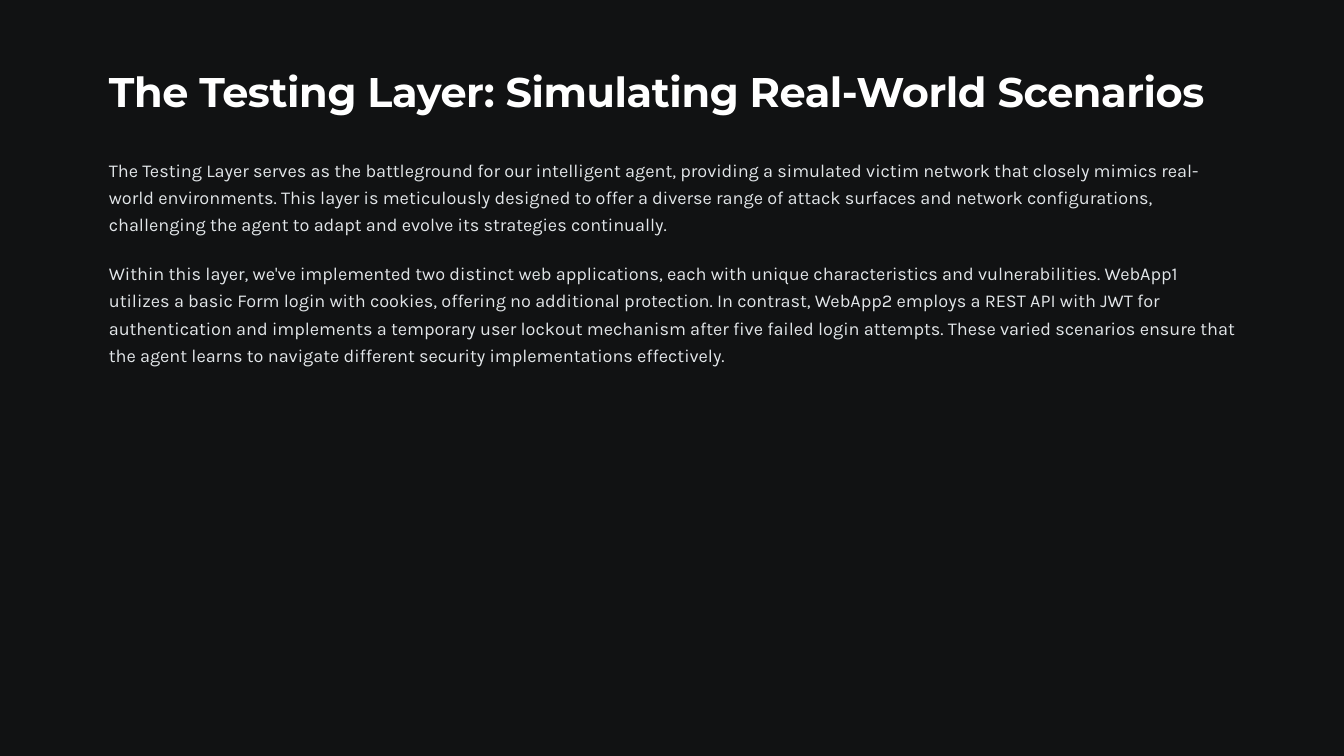
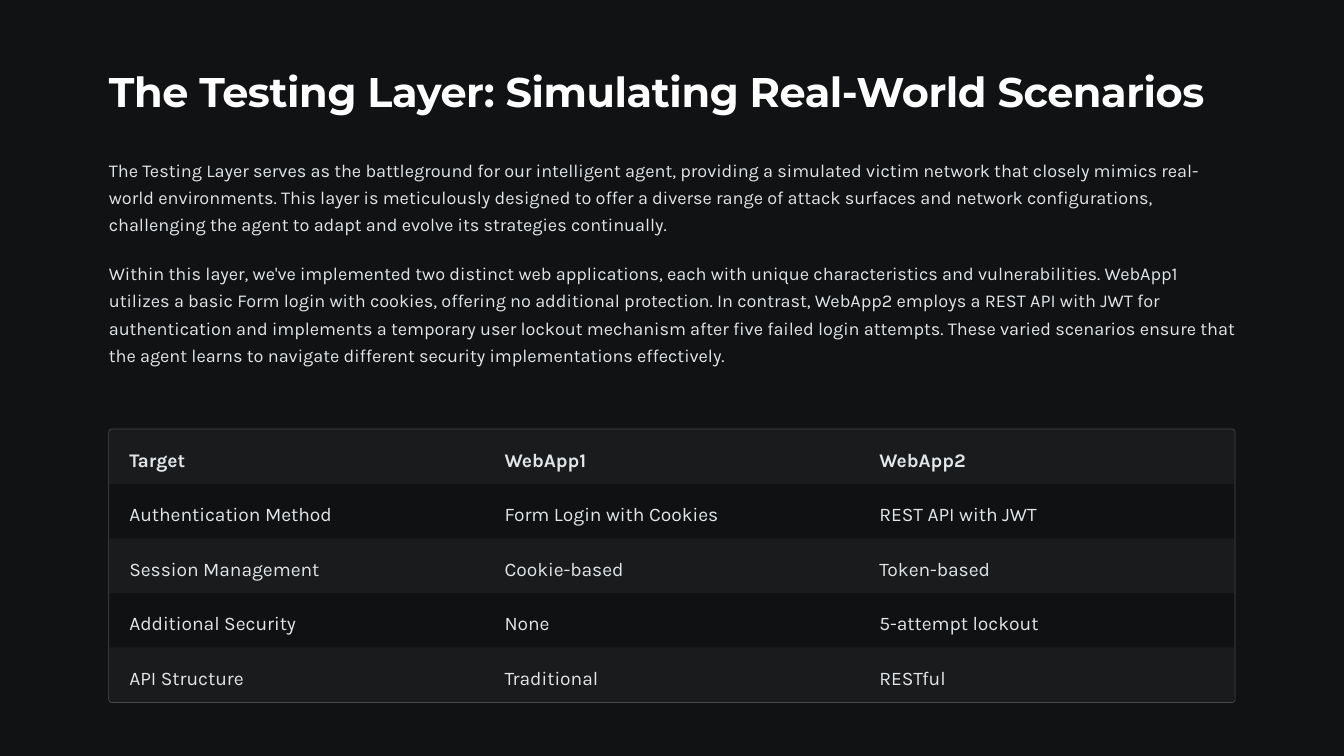
Before and after one commit to flacman/IH3A, a slide deck: slide 5 of IH3A-Intelligent-Hacking-Auto-Attacking-Agent-Framework.pptx. Drawn at 1344x756 pixels with LibreOffice and Linux fonts; fonts in the diff are those of the drawing; background and template pictures are left out. Boxes give left, top, right and bottom in pixels: in the first picture for what was removed or moved away, otherwise in the second. Text is boxed around its words. In the diff, an @@ line names an element or a change of style, - is before the commit and + after.

```diff
--- a/IH3A-Intelligent-Hacking-Auto-Attacking-Agent-Framework.pptx
+++ b/IH3A-Intelligent-Hacking-Auto-Attacking-Agent-Framework.pptx
@@ rounded rectangle added at box(109, 429, 1236, 703), outline #FFFFFF 0.6 pt @@
@@ rectangle added at box(109, 430, 1234, 485), fill #FFFFFF at 4% opacity @@
@@ text added at box(129, 454, 185, 472), 16.5 pt, text #E2E6E9, bold @@
+Target
@@ text added at box(505, 453, 587, 472), 16.5 pt, text #E2E6E9, bold @@
+WebApp1
@@ text added at box(879, 453, 965, 472), 16.5 pt, text #E2E6E9, bold @@
+WebApp2
@@ rectangle added at box(109, 484, 1234, 538), fill #000000 at 4% opacity @@
@@ text added at box(129, 508, 332, 522), 16.5 pt, text #E2E6E9 @@
+Authentication Method
@@ text added at box(505, 508, 718, 526), 16.5 pt, text #E2E6E9 @@
+Form Login with Cookies
@@ text added at box(879, 508, 1037, 522), 16.5 pt, text #E2E6E9 @@
+REST API with JWT
@@ rectangle added at box(109, 538, 1234, 593), fill #FFFFFF at 4% opacity @@
@@ text added at box(129, 563, 319, 581), 16.5 pt, text #E2E6E9 @@
+Session Management
@@ text added at box(505, 563, 624, 576), 16.5 pt, text #E2E6E9 @@
+Cookie-based
@@ text added at box(879, 563, 990, 576), 16.5 pt, text #E2E6E9 @@
+Token-based
@@ rectangle added at box(109, 593, 1234, 648), fill #000000 at 4% opacity @@
@@ text added at box(129, 617, 296, 635), 16.5 pt, text #E2E6E9 @@
+Additional Security
@@ text added at box(505, 618, 550, 630), 16.5 pt, text #E2E6E9 @@
+None
@@ text added at box(879, 617, 1039, 635), 16.5 pt, text #E2E6E9 @@
+5-attempt lockout
@@ rectangle added at box(109, 648, 1234, 702), fill #FFFFFF at 4% opacity @@
@@ text added at box(129, 672, 244, 686), 16.5 pt, text #E2E6E9 @@
+API Structure
@@ text added at box(505, 672, 599, 685), 16.5 pt, text #E2E6E9 @@
+Traditional
@@ text added at box(879, 671, 945, 686), 16.5 pt, text #E2E6E9 @@
+RESTful
```
Also in this commit, not shown: 4 other slides changed, 1 slide removed, 5 other files.
